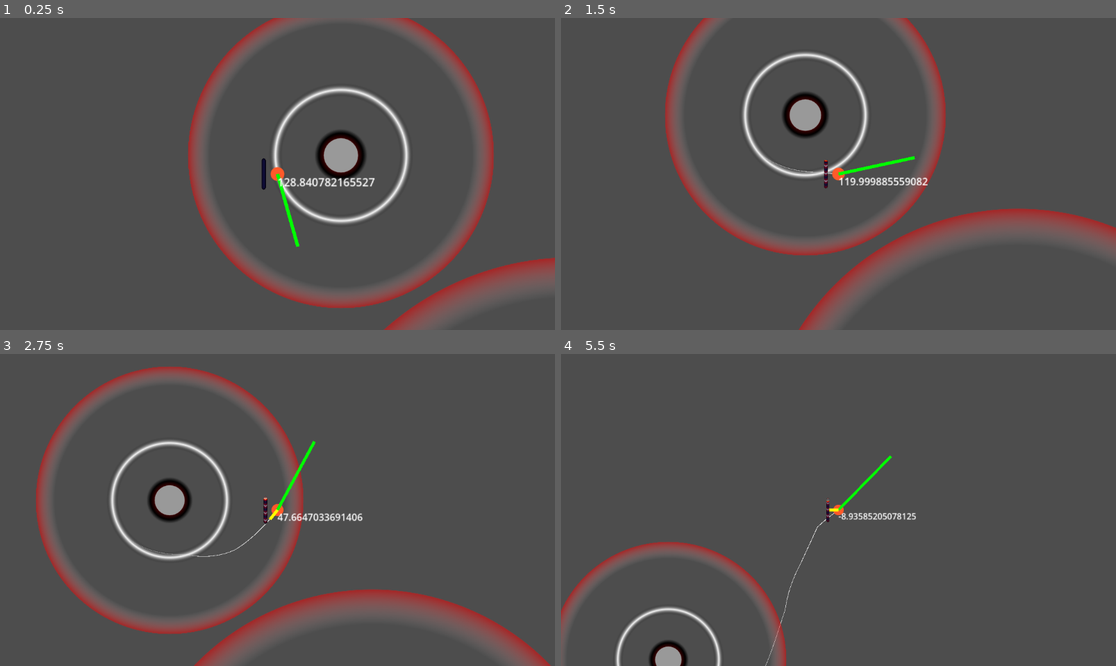
Above: before the commit, frames 1-4 (two rows, left to right).
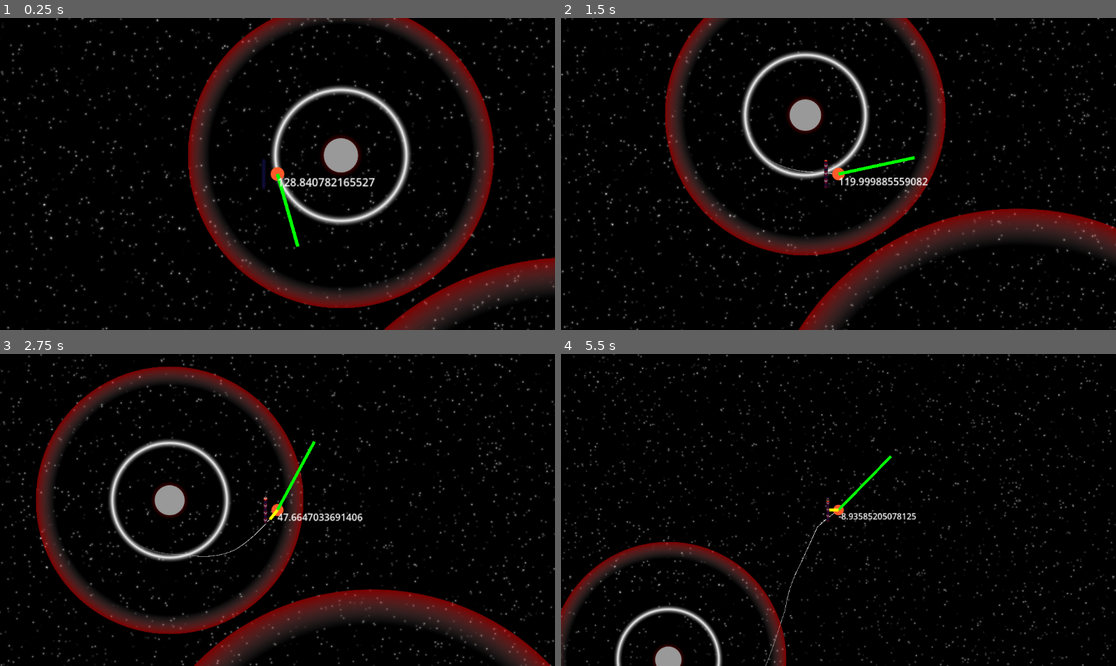
Above: after the commit, the same moments.

Repository: CrankGameDev/StuckInALoopGameJam
Game: Godot game, scene res://scene.tscn
Two runs of this game, one before a commit and one after it. Both use one fixed random seed, a clock stepped at 60 frames per second and the inputs below.
Inputs (mouse positions are in pixels of both pictures, inside the frame that each line leads up to):
- Up to frame 1 (0.25 s): no input
- Up to frame 2 (1.5 s): tap Enter (ui_accept) at 0.5, 0.77 s; move the mouse to (960, 158) at 0.52 s; press the mouse at (960, 158) at 0.53 s; hold Right (ui_right) 0.53-1.28 s; move the mouse to (727, 189) at 1.27 s; release the mouse at (727, 189) at 1.28 s; hold Down (ui_down) from 1.28 s (still down); click (727, 189) at 1.35 s
- Up to frame 3 (2.75 s): tap Enter (ui_accept) at 1.52 s; move the mouse to (333, 441) at 2.02 s; release Down (ui_down) at 2.03 s; press the mouse at (333, 441) at 2.03 s; hold Right (ui_right) from 2.03 s (still down)
- Up to frame 4 (5.5 s): move the mouse to (810, 572) at 2.77 s; release Right (ui_right) at 2.78 s; release the mouse at (810, 572) at 2.78 s; hold Up (ui_up) 2.78-3.53 s; click (810, 572) at 2.85 s; tap Enter (ui_accept) at 3.02, 3.77, 4.52 s; move the mouse to (1005, 556) at 3.52 s; press the mouse at (1005, 556) at 3.53 s; hold Left (ui_left) 3.53-5.03 s; move the mouse to (672, 463) at 4.27 s; release the mouse at (672, 463) at 4.28 s; click (672, 463) at 4.35 s; move the mouse to (866, 510) at 5.02 s; press the mouse at (866, 510) at 5.03 s; hold Down (ui_down) from 5.03 s (still down)

The runs differ from the first frame. In frame 1, 97% of the frame differs, in the area x 0-100%, y 0-100%; in frame 2, 97%; in frame 3, 97%; in frame 4, 98%.

Commit message:
basic starfield parallax

Diff:
--- a/scene.tscn
+++ b/scene.tscn
@@ -1,7 +1,8 @@
-[gd_scene load_steps=14 format=3 uid="uid://bg4f1c0nabtl5"]
+[gd_scene load_steps=16 format=3 uid="uid://bg4f1c0nabtl5"]
 
 [ext_resource type="Script" path="res://scene.gd" id="1_4y4tq"]
 [ext_resource type="PackedScene" uid="uid://oaieqr0t3vh5" path="res://planet.tscn" id="1_l6ocb"]
+[ext_resource type="Texture2D" uid="uid://d2cvl8o4joi4" path="res://Starfield.png" id="2_01sbq"]
 [ext_resource type="Script" path="res://character_body_2d.gd" id="2_ywwuq"]
 [ext_resource type="Script" path="res://fuel_component.gd" id="4_rb1nm"]
 [ext_resource type="Shader" uid="uid://cyuvemrocgfa8" path="res://fuel_gauge.visualshader.tres" id="4_w8gs4"]
@@ -15,6 +16,9 @@
 
 [sub_resource type="Gradient" id="Gradient_rbhqo"]
 colors = PackedColorArray(1, 1, 1, 0, 1, 1, 1, 1)
+
+[sub_resource type="Gradient" id="Gradient_c22ds"]
+colors = PackedColorArray(1, 0, 1, 1, 1, 0, 1, 0)
 
 [sub_resource type="StyleBoxFlat" id="StyleBoxFlat_131le"]
 bg_color = Color(1, 0.352751, 0.165173, 1)
@@ -52,6 +56,18 @@
 script = ExtResource("1_4y4tq")
 curve = SubResource("Curve_n3dqp")
 
+[node name="Parallax2D" type="Parallax2D" parent="."]
+scroll_scale = Vector2(0.2, 0.2)
+repeat_size = Vector2(1024, 768)
+
+[node name="TextureRect" type="TextureRect" parent="Parallax2D"]
+offset_left = -1024.0
+offset_top = -768.0
+offset_right = 2048.0
+offset_bottom = 1536.0
+texture = ExtResource("2_01sbq")
+stretch_mode = 1
+
 [node name="Line2D" type="Line2D" parent="."]
 width = 1.0
 gradient = SubResource("Gradient_rbhqo")
@@ -65,6 +81,11 @@
 size = 15.0
 pull = 2.0
 
+[node name="StaticBody2D4" parent="." instance=ExtResource("1_l6ocb")]
+position = Vector2(937, 985)
+size = 15.0
+pull = 2.0
+
 [node name="StaticBody2D3" parent="." instance=ExtResource("1_l6ocb")]
 position = Vector2(1457, 382)
 pull = 0.5
@@ -72,6 +93,10 @@
 [node name="CharacterBody2D" type="CharacterBody2D" parent="."]
 position = Vector2(158, 226)
 script = ExtResource("2_ywwuq")
+
+[node name="Line2D2" type="Line2D" parent="CharacterBody2D"]
+default_color = Color(1, 0, 1, 1)
+gradient = SubResource("Gradient_c22ds")
 
 [node name="FuelComponent" type="Node" parent="CharacterBody2D"]
 script = ExtResource("4_rb1nm")
Binary file added: Starfield.png
Not shown, added: Starfield.png.import
